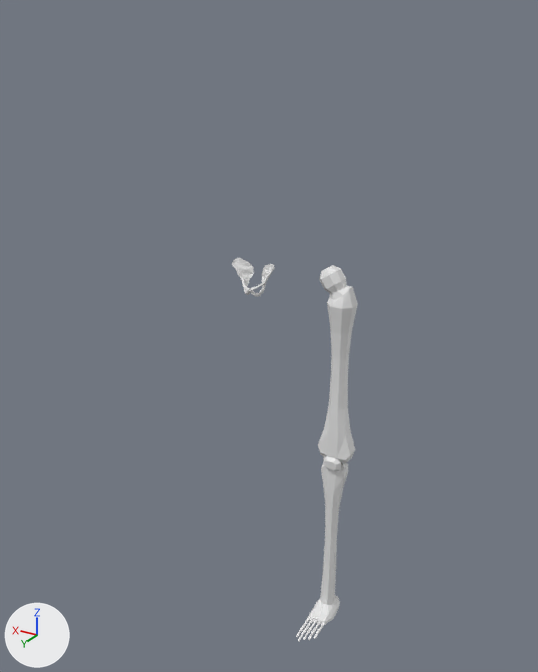
The Blender file salemstalker/Assets/3D/buildings/kyron.blend, before and after one commit.
Before and after are seen from a 50 mm lens placed at (-4.62, 8.44, 7.43), pointed at (-0.19, 1.05, 3.74). Every picture has the same lights, and +X, +Y and +Z are marked at lower left. The picture after the commit comes second.
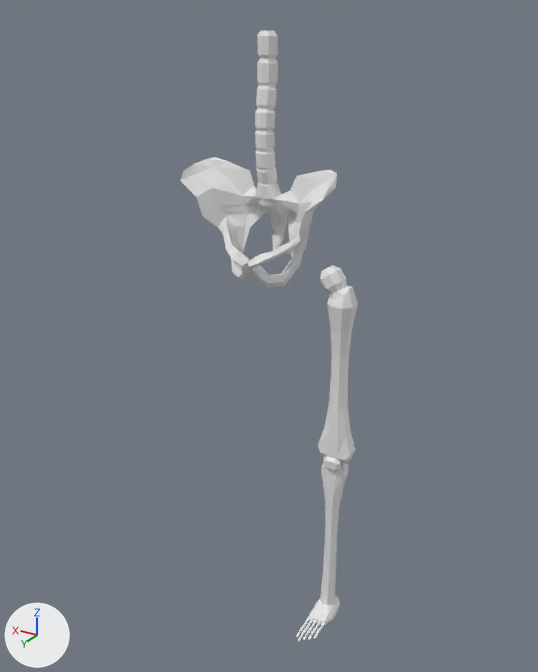
The change in detail:
Mesh me_cube_004 is new.
It has 283 vertices, 279 faces and spans x -6.4..0.0, y -1.2..4.2, z -5.8..12.6.
Object 'Cube.009' (ob_cube_009) is deleted.
Object 'Cube.010' (ob_cube_010) is new; it shows me_cube_004.
Its location is (0.0, 0.64, 5.3).
Its scale is (0.157, 0.157, 0.157).
It gains a MIRROR modifier named 'Mirror'.
Modifier setting: merge_threshold = 0.034.

What differs and where, as boxes (x1, y1, x2, y2) in the pictures (538 x 672 px):
'Cube.010', added
    after: (180, 30, 337, 287)
'Cube.009', deleted
    before: (232, 258, 274, 297)
